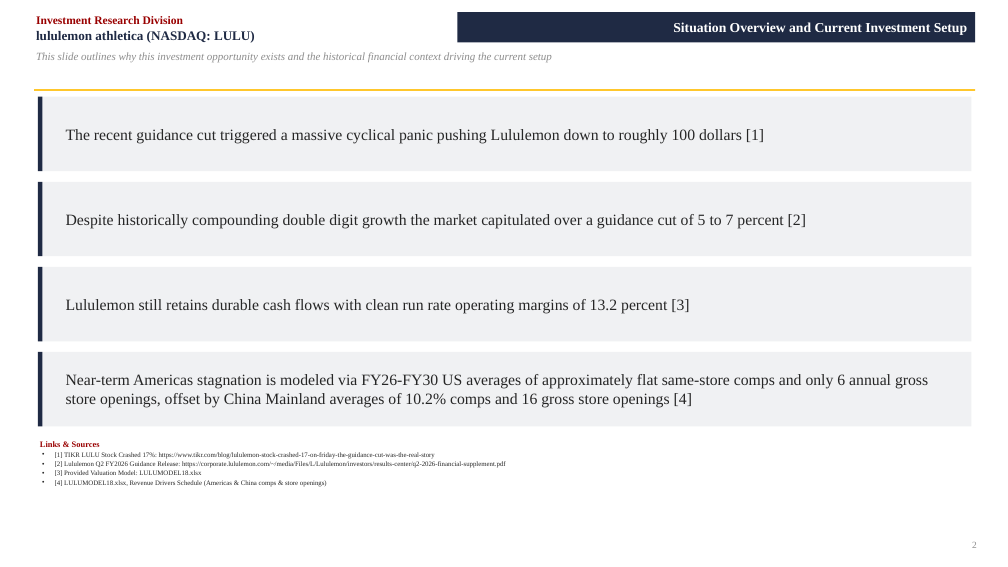
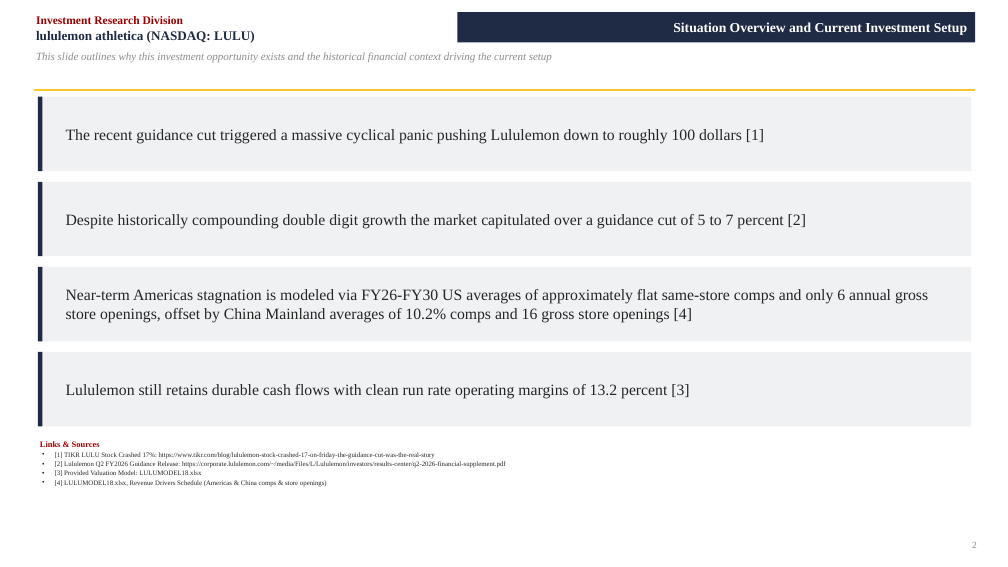
Before and after one commit to vengeanceaiUSC/RM, a slide deck: slide 2 of LULU/LULU_Investment_Pitch_Deck.pptx. Drawn at 1008x567 pixels with LibreOffice and Linux fonts; fonts in the diff are those of the drawing. Boxes give left, top, right and bottom in pixels: in the first picture for what was removed or moved away, otherwise in the second. Text is boxed around its words. In the diff, an @@ line names an element or a change of style, - is before the commit and + after.

```diff
--- a/LULU/LULU_Investment_Pitch_Deck.pptx
+++ b/LULU/LULU_Investment_Pitch_Deck.pptx
@@ text at [66, 289, 928, 323]: text changed @@
-Lululemon still retains durable cash flows with clean run rate operating margins of 13.2 percent [3]
+Near-term Americas stagnation is modeled via FY26-FY30 US averages of approximately flat same-store comps and only 6 annual gross store openings, offset by China Mainland averages of 10.2% comps and 16 gross store openings [4]
@@ text at [66, 384, 689, 398]: text changed @@
-Near-term Americas stagnation is modeled via FY26-FY30 US averages of approximately flat same-store comps and only 6 annual gross store openings, offset by China Mainland averages of 10.2% comps and 16 gross store openings [4]
+Lululemon still retains durable cash flows with clean run rate operating margins of 13.2 percent [3]
```
Also in this commit, not shown: 1 other file.
